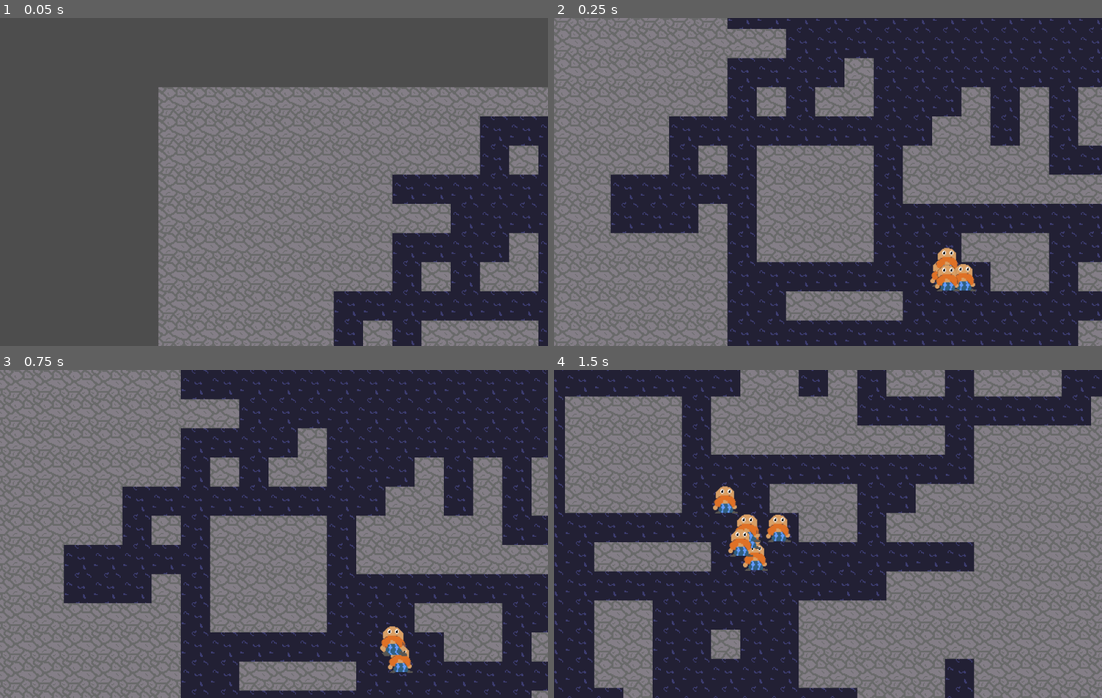
Above: before the commit, frames 1-4 (two rows, left to right).
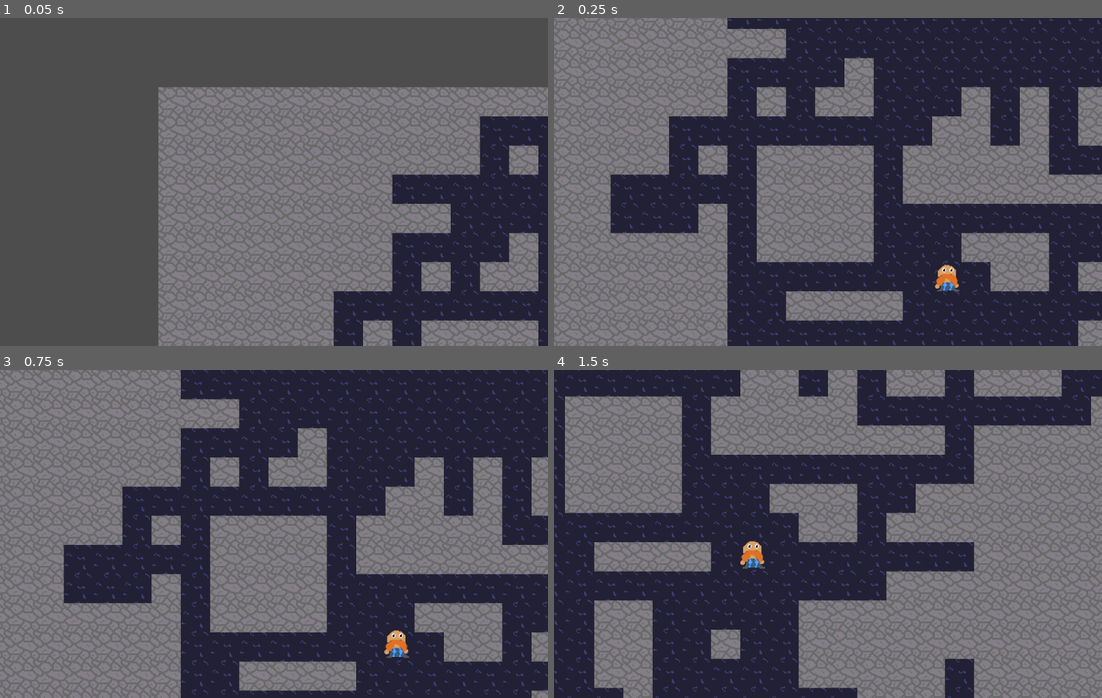
Above: after the commit, the same moments.

Repository: LegoGuy32109/OpenDwarf
Game: Godot game, scene res://WorldGen/World.tscn
Same seed, same stepped clock (60 frames per second), same inputs: the game is played once before the commit and once after it.
Inputs (mouse positions are in pixels of both pictures, inside the frame that each line leads up to):
- Up to frame 1 (0.05 s): no input
- Up to frame 2 (0.25 s): no input
- Up to frame 3 (0.75 s): tap Enter (ui_accept) at 0.5 s; move the mouse to (394, 517) at 0.52 s; hold Right (ui_right) from 0.53 s (still down); click (394, 517) at 0.6 s
- Up to frame 4 (1.5 s): tap Enter (ui_accept) at 0.77 s; move the mouse to (718, 550) at 1.27 s; release Right (ui_right) at 1.28 s; hold Down (ui_down) from 1.28 s (still down); click (718, 550) at 1.35 s

Frame 1 is identical in both runs. In frame 2, 0.5% of the frame differs, in the area x 68-77%, y 70-84%; in frame 3, 0.5%; in frame 4, 1.3%, in the area x 29-44%, y 35-62%.

Commit message:
working on reigon selecting, shift- option broken

Diff:
--- a/Dwarf/Dwarf.gd
+++ b/Dwarf/Dwarf.gd
@@ -46,6 +46,8 @@
 						# complain task failed
 						commandQueue.nextCommand()
 				elif commandQueue.commandList[0] is Mine:
+					print("I'm going to mine!")
+
 					commandQueue.nextCommand()
 				elif commandQueue.commandList[0] is Command:
 					print("Huh?")
@@ -145,4 +147,5 @@
 	pass
 
 class Mine extends Command:
+	var bounds : Array[Vector2i]
 	pass
--- a/Tile/Tile.gd
+++ b/Tile/Tile.gd
@@ -1,7 +1,8 @@
 extends Node2D
 class_name Tile
 
-signal actionGiven
+signal boundIn
+signal boundOut
 
 @onready var sprite : Sprite2D = $Sprite2D
 var rockImg : Texture2D = load("res://Assets/Rock.png")
@@ -15,6 +16,8 @@
 
 var movementCost : float = 0.5
 var traversable : bool = false
+
+var percentMined : float = 0.0
 
 #NOTE I don't know how much 900 process funcs drain, but here we are.
 func _process(_delta) -> void:
@@ -35,16 +38,28 @@
 		if Input.is_action_just_released("right-click"):
 			beenEdited = false
 
-		if Input.is_action_just_pressed("click"):
-			actionGiven.emit(self)
+		if Input.is_action_just_pressed("click") or Input.is_action_just_pressed("shift-click"):
+			# this will emit twice when shift-clicked, handled in WorldSpawn
+			print("inbound "+str(coordinates))
+			boundIn.emit(self)
 
-		if Input.is_action_just_pressed("shift-click"):
-			actionGiven.emit(self, "force")
+		if Input.is_action_just_released("click"):
+			boundOut.emit(self)
+			print("outbound "+str(coordinates))
+
+		if Input.is_action_just_released("shift-click"):
+			boundOut.emit(self, "force")
 	else:
 		beenEdited = false
 
 func _ready() -> void:
 	setToRock()
+
+func mine() -> void:
+	# take in entity info, for like mining proficency
+	percentMined += 0.2 # randomize in some way?
+	if percentMined >= 1.0:
+		setToGround()
 
 func setToRock() -> void:
 	sprite.texture = rockImg
--- a/WorldGen/World.tscn
+++ b/WorldGen/World.tscn
@@ -15,30 +15,3 @@
 
 [node name="Dwarf" parent="Entities" instance=ExtResource("3_7ca3o")]
 position = Vector2(32, 32)
-
-[node name="Dwarf2" parent="Entities" instance=ExtResource("3_7ca3o")]
-position = Vector2(32, 32)
-
-[node name="Dwarf3" parent="Entities" instance=ExtResource("3_7ca3o")]
-position = Vector2(32, 32)
-
-[node name="Dwarf4" parent="Entities" instance=ExtResource("3_7ca3o")]
-position = Vector2(32, 32)
-
-[node name="Dwarf5" parent="Entities" instance=ExtResource("3_7ca3o")]
-position = Vector2(32, 32)
-
-[node name="Dwarf6" parent="Entities" instance=ExtResource("3_7ca3o")]
-position = Vector2(32, 32)
-
-[node name="Dwarf7" parent="Entities" instance=ExtResource("3_7ca3o")]
-position = Vector2(32, 32)
-
-[node name="Dwarf8" parent="Entities" instance=ExtResource("3_7ca3o")]
-position = Vector2(32, 32)
-
-[node name="Dwarf9" parent="Entities" instance=ExtResource("3_7ca3o")]
-position = Vector2(32, 32)
-
-[node name="Dwarf10" parent="Entities" instance=ExtResource("3_7ca3o")]
-position = Vector2(32, 32)
--- a/WorldGen/WorldSpawn.gd
+++ b/WorldGen/WorldSpawn.gd
@@ -3,7 +3,10 @@
 @export
 var borderLength : int = 30
 var borders: Rect2i = Rect2i(1,1, borderLength,borderLength)
-var borderPadding : int = 2
+var borderPadding : int = 10
+
+var coordReigon : Array[Vector2i] = []
+
 # should be a const lol
 @export var gridSize: int = 64
 
@@ -31,7 +34,8 @@
 			tile.position = Vector2i(\
 			(i) * gridSize, (j) * gridSize)
 			tile.coordinates = Vector2i(i, j)
-			tile.actionGiven.connect(_action_given)
+			tile.boundIn.connect(_inbound)
+			tile.boundOut.connect(_outbound)
 
 
 	@warning_ignore("narrowing_conversion", "integer_division")
@@ -56,7 +60,33 @@
 	print("Following "+ entity.name)
 	$Camera.cameraTarget = entity
 
-func _action_given(tile : Tile, msg : String = "normal") -> void:
+func _inbound(tile : Tile) -> void:
+	if coordReigon.is_empty():
+		coordReigon.append(tile.coordinates)
+
+func _outbound(tile : Tile, msg : String = "normal") -> void:
+	coordReigon.append(tile.coordinates)
+	# need exactly 2 coordinates to determine reigon, break if error
+	if coordReigon.size() != 2:
+		print("error with selection")
+		coordReigon.clear()
+		return
+
+	var reigonStart := Vector2i(
+		coordReigon[0].x if coordReigon[0].x < coordReigon[1].x else coordReigon[1].x,\
+		coordReigon[0].y if coordReigon[0].y < coordReigon[1].y else coordReigon[1].y \
+	)
+
+	var reigonStop := Vector2i(
+		coordReigon[0].x if coordReigon[0].x > coordReigon[1].x else coordReigon[1].x,\
+		coordReigon[0].y if coordReigon[0].y > coordReigon[1].y else coordReigon[1].y \
+	)
+	coordReigon[0] = reigonStart
+	coordReigon[1] = reigonStop
+	print(coordReigon)
+
+	var traversableInRegion : Array[Tile] = getTilesInRegion(coordReigon)
+
 	# right now sending all dwarves to clicked location
 	for entity in $Entities.get_children():
 		assert(entity is Node2D, "Entity in world is not Node2D")
@@ -70,3 +100,10 @@
 		else:
 			entity.commandQueue.order(Dwarf.Mine.new(tile))
 #			print(entity.name+" Cannot move to location")
+
+	coordReigon.clear()
+
+# might return arrays for traversable and untraversable in this function
+func getTilesInRegion(region : Array[Vector2i]) -> Array[Tile]:
+	var availableTiles : Array[Tile] = []
+	return availableTiles
